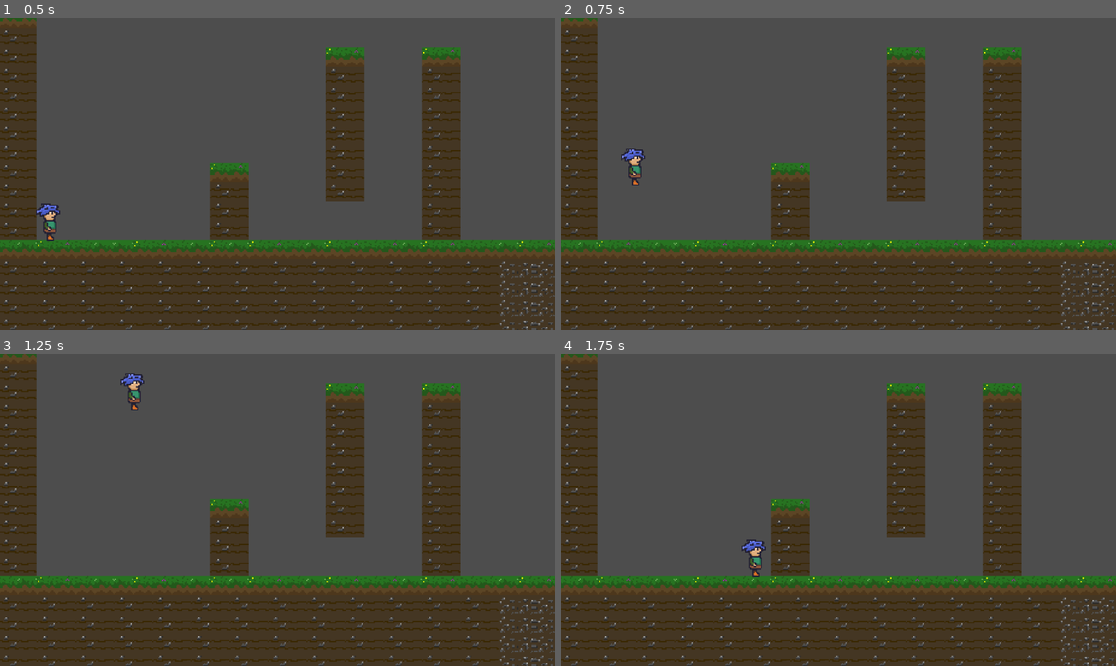
Above: before the commit, frames 1-4 (two rows, left to right).
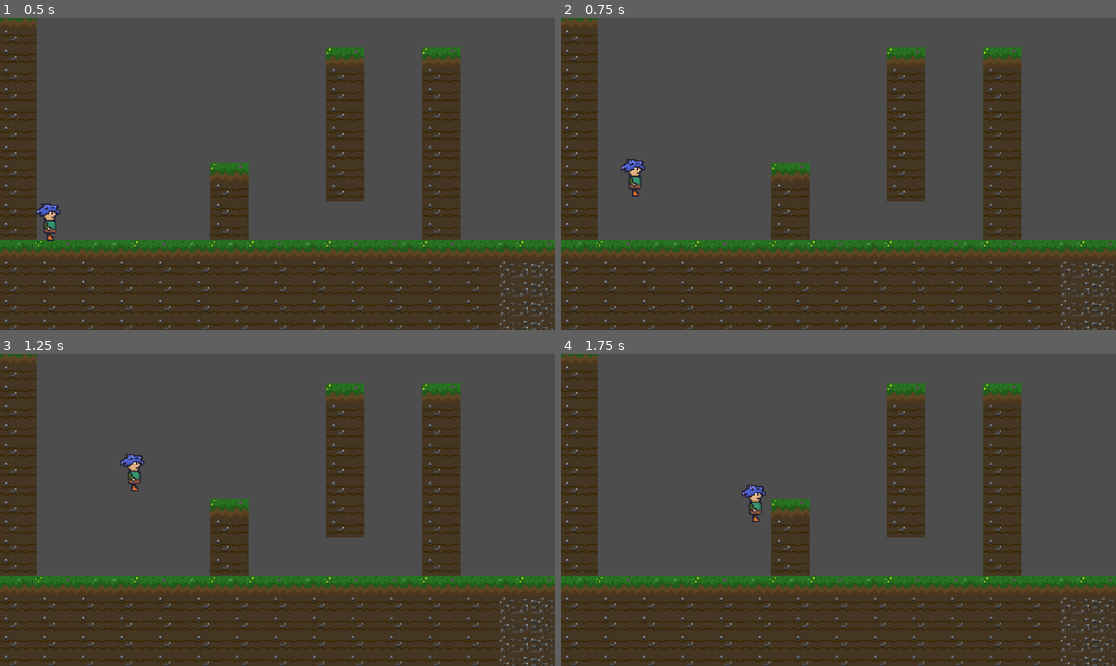
Above: after the commit, the same moments.

Repository: Gordon-Neb/Reventure
Game: Godot game, scene res://starting_area.tscn
The game is run twice, just before and just after one commit, with the same random seed, the same clock (stepped at 60 frames per second) and the same inputs.
Inputs:
- Up to frame 1 (0.5 s): no input
- Up to frame 2 (0.75 s): tap Enter at 0.5 s; hold Right (Right) from 0.53 s (still down); tap Space (Jump) at 0.6 s
- Up to frame 3 (1.25 s): keep holding Right (Right); tap Space (Jump) at 0.77, 1.07 s
- Up to frame 4 (1.75 s): keep holding Right (Right); tap Space (Jump) at 1.35, 1.52 s

Frame 1 is identical in both runs. In frame 2, 0.4% of the frame differs, in the area x 10-16%, y 41-58%; in frame 3, 0.6%, in the area x 21-27%, y 6-44%; in frame 4, 0.6%.

Commit message:
Add variable jump height

Diff:
--- a/scripts/player.gd
+++ b/scripts/player.gd
@@ -15,6 +15,7 @@
 	if not is_on_floor():
 		velocity.y += gravity * delta
 
+
 	if is_on_floor():
 		jumps = jumpCount
 
@@ -25,7 +26,8 @@
 	if Input.is_action_just_pressed("Jump") and jumps > 0:
 		velocity.y = JUMP_VELOCITY
 		jumps = jumps -1
-		print(jumps)
+	if Input.is_action_just_released("Jump") and velocity.y < 0:
+		velocity.y = JUMP_VELOCITY/2
 
 
 	if Input.is_action_pressed("Right"):
